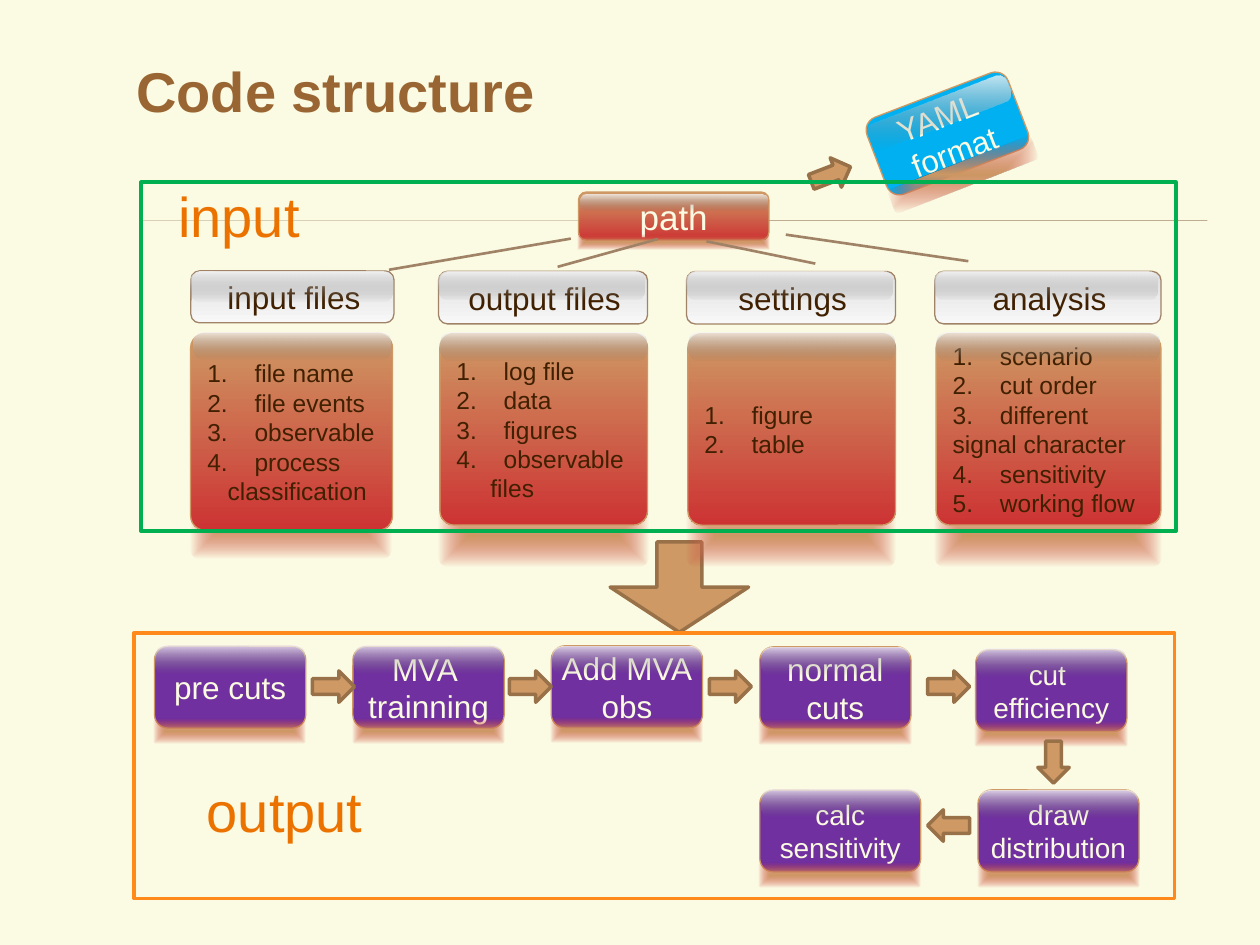
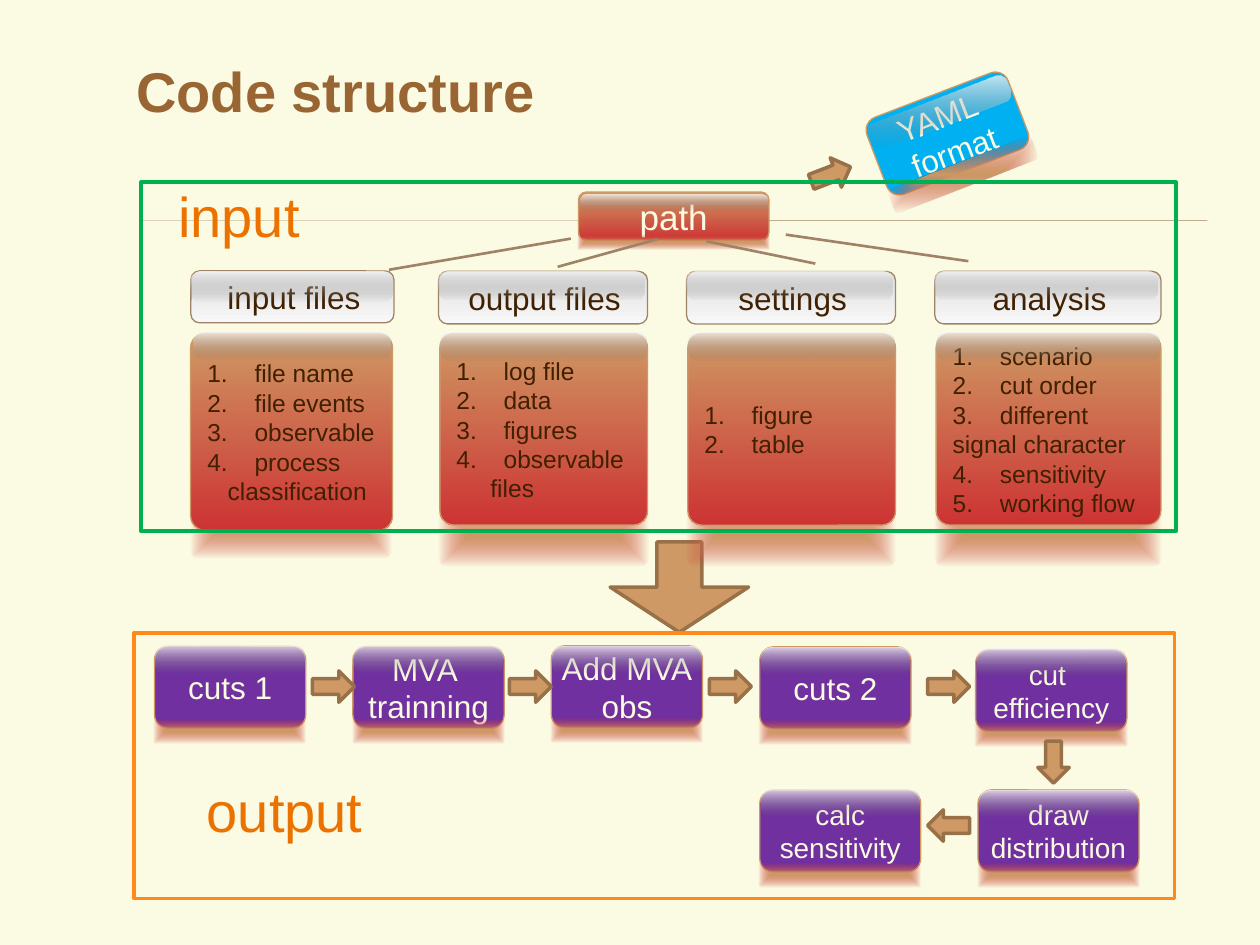
Before and after one commit to YancyW/BASDA, a slide deck: slide 10 of doc/BASDA_Introduction.pptx. Drawn at 1260x945 pixels with LibreOffice and Linux fonts; fonts in the diff are those of the drawing; background and template pictures are left out. Boxes give left, top, right and bottom in pixels: in the first picture for what was removed or moved away, otherwise in the second. Text is boxed around its words. In the diff, an @@ line names an element or a change of style, - is before the commit and + after.

```diff
--- a/doc/BASDA_Introduction.pptx
+++ b/doc/BASDA_Introduction.pptx
@@ text in rounded rectangle at <box>188,677,273,700</box>: text changed @@
-pre cuts
+cuts 1
@@ text in rounded rectangle at <box>793,678,878,701</box>: text changed @@
-normal
-cuts
+cuts 2
```
Also in this commit, not shown: 1 other slide changed, 26 other files.
